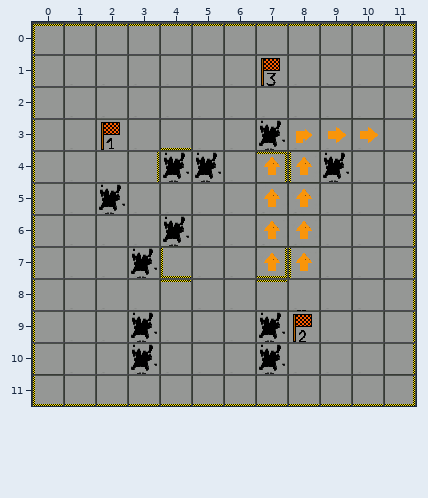
Tiled map, stored at assets/map3.tmx. The first picture shows the starting point.
Cells are 32x32 px. Shown: x 0..11, y 0..11.
The same view after the edit:
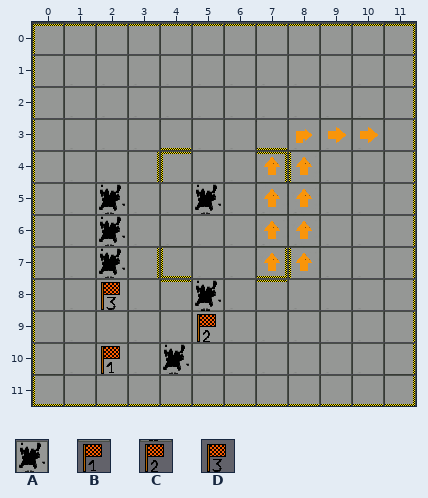
Key: from "testTileset": A 5, B 14, C 15, D 16.
_ is an empty cell.
Tiles of an added or newly shown layer are drawn over the layers below it.
The exact change:
Layer "special":
y 1: x 7 D -> _
y 3: x 2 B -> _; x 7 A -> _
y 4: x 4..5 AA -> __; x 9 A -> _
y 6: x 4 A -> _
y 7: x 3 A -> _
y 9: x 3 A -> _; x 7..8 AC -> __
y 10: x 3 A -> _; x 7 A -> _
Layer "flagLayer" (added):
y 8: x 2 _ -> D
y 9: x 5 _ -> C
y 10: x 2 _ -> B
Layer "holeLayer" (added):
y 5: x 5 _ -> A
y 6..7: x 2 _ -> A
y 8: x 5 _ -> A
y 10: x 4 _ -> A
Where, in picture pixels (left, top, right, bottom), the same in both pictures:
removed: (261, 58, 280, 86)
removed: (96, 118, 128, 150)
removed: (256, 120, 287, 150)
changed: (96, 152, 224, 374)
removed: (323, 152, 349, 182)
removed: (259, 310, 320, 374)
